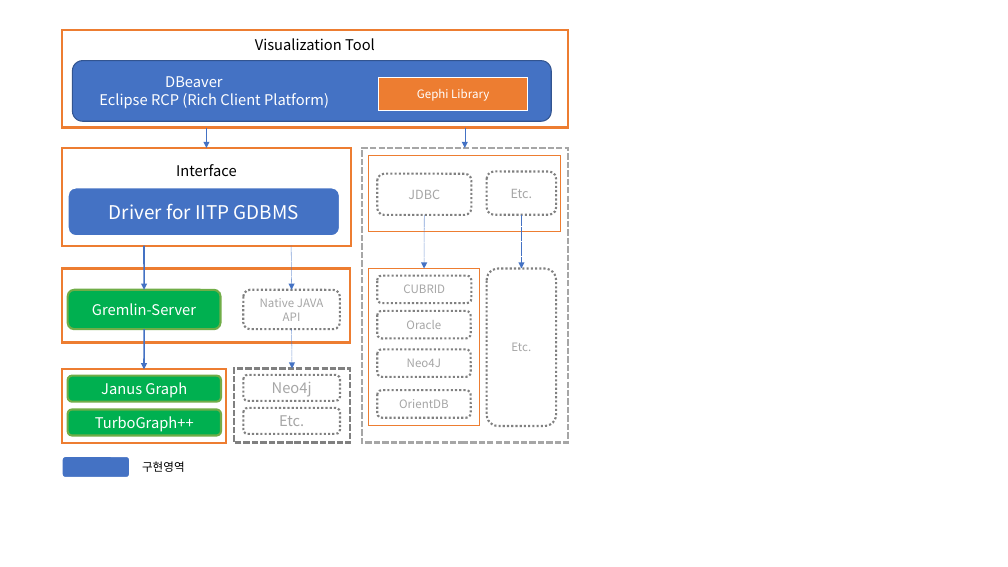
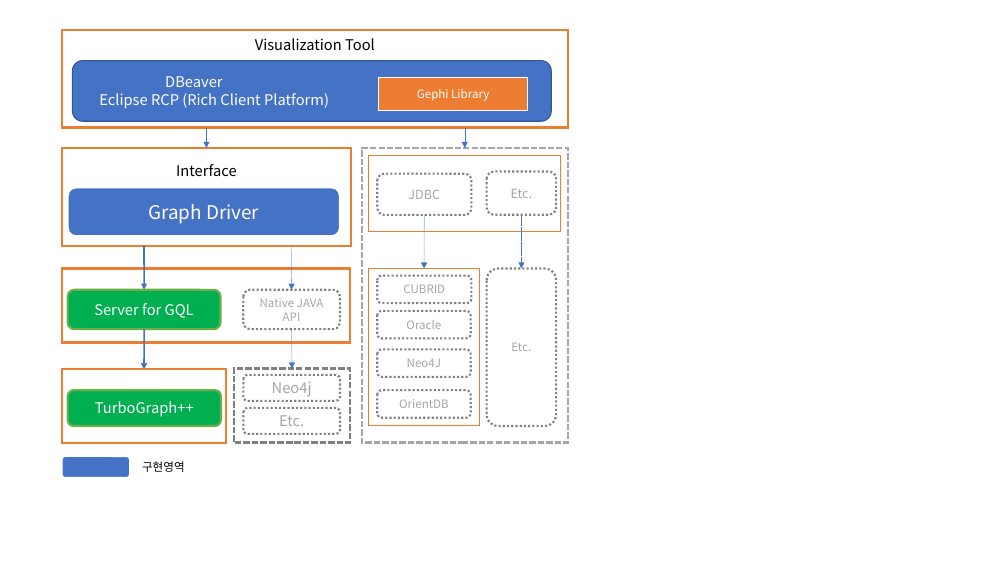
Before and after one commit to postech-dblab-iitp/visual-tool, a slide deck: slide 1 of ViT_docs/문서작성용_그림원본.pptx. Drawn at 1008x567 pixels with LibreOffice and Linux fonts; fonts in the diff are those of the drawing. Boxes give left, top, right and bottom in pixels: in the first picture for what was removed or moved away, otherwise in the second. Text is boxed around its words. In the diff, an @@ line names an element or a change of style, - is before the commit and + after.

Commit message:
설계 스펙 변경으로 인한 요구사항 명세서 업데이트 및 타문서와 sync 작업 - Language 변경 : Gremlin -> GQL - Driver 명칭 수정 : Driver for IITP GDBMS -> Graph Driver - Table, 그림등 sync

```diff
--- a/ViT_docs/문서작성용_그림원본.pptx
+++ b/ViT_docs/문서작성용_그림원본.pptx
@@ text in rounded rectangle at (148,204,259,224): text changed @@
-Driver for IITP GDBMS
+Graph Driver
@@ text in rounded rectangle at (94,303,194,318): text changed @@
-Gremlin-Server
+Server for GQL
@@ rounded rectangle removed at (68,376,222,402) @@
-Janus Graph
@@ rounded rectangle "TurboGraph++": place and size @@
-rounded rectangle "TurboGraph++" at (68,410,222,436)
+rounded rectangle "TurboGraph++" at (68,390,222,426)
```
Also in this commit, not shown: 2 other files.
